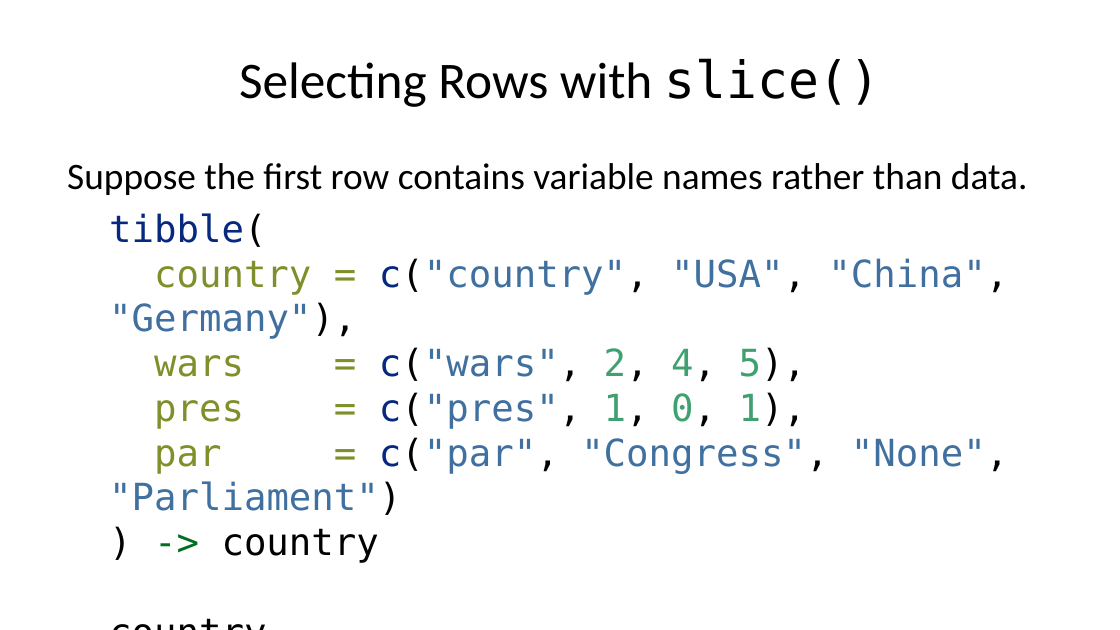
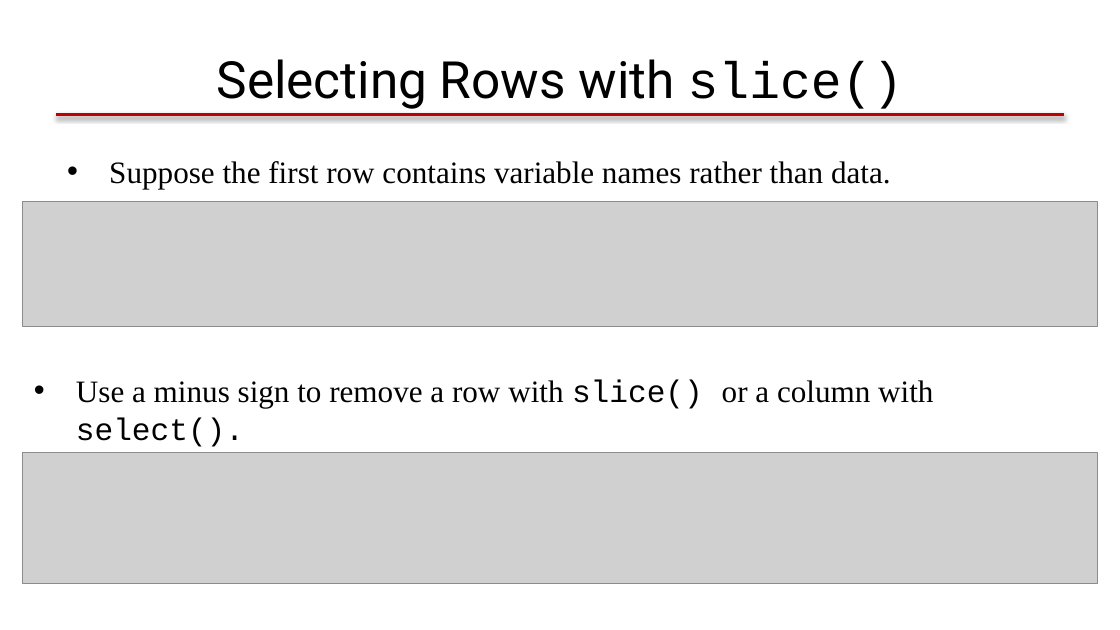
Before and after one commit to taylor-hill23/summer-ri-workshop-quarto, a slide deck: slide 57 of materials/class-slides-day-1-powerpoint.pptx (slide 56 before the commit). Drawn at 1120x630 pixels with LibreOffice and Linux fonts; fonts in the diff are those of the drawing; grey boxes stand for pictures. Boxes give left, top, right and bottom in pixels: in the first picture for what was removed or moved away, otherwise in the second. Text is boxed around its words. In the diff, an @@ line names an element or a change of style, - is before the commit and + after.

```diff
--- a/materials/class-slides-day-1-powerpoint.pptx
+++ b/materials/class-slides-day-1-powerpoint.pptx
@@ title "Selecting Rows with slice()" at (x1=217, y1=59, x2=904, y2=109): font Calibri to Roboto in "Selecting Rows with"; font DejaVu Sans Mono to Courier New in "slice()" @@
@@ line added from (56, 115) to (1064, 115), #C00000 2 pt @@
@@ text "Suppose the first row contains ..." at (x1=109, y1=161, x2=891, y2=189): size 24 to 20 pt, font Calibri to Times New Roman; bullet none to • @@
@@ picture added at (x1=22, y1=202, x2=1096, y2=326) @@
@@ text at (x1=109, y1=213, x2=1008, y2=563): paragraph removed @@
-tibble(
-country = c("country", "USA", "China", "Germany"),
-wars = c("wars", 2, 4, 5),
-pres = c("pres", 1, 0, 1),
-par = c("par", "Congress", "None", "Parliament")
-) -> country
-country
@@ text added at (x1=76, y1=380, x2=933, y2=447), 20 pt, text #000000 @@
+• Use a minus sign to remove a row with slice() or a column with select().
@@ picture added at (x1=22, y1=452, x2=1096, y2=584) @@
```
Also in this commit, not shown: 42 other slides changed, 21 slides added, 25 slides removed.
